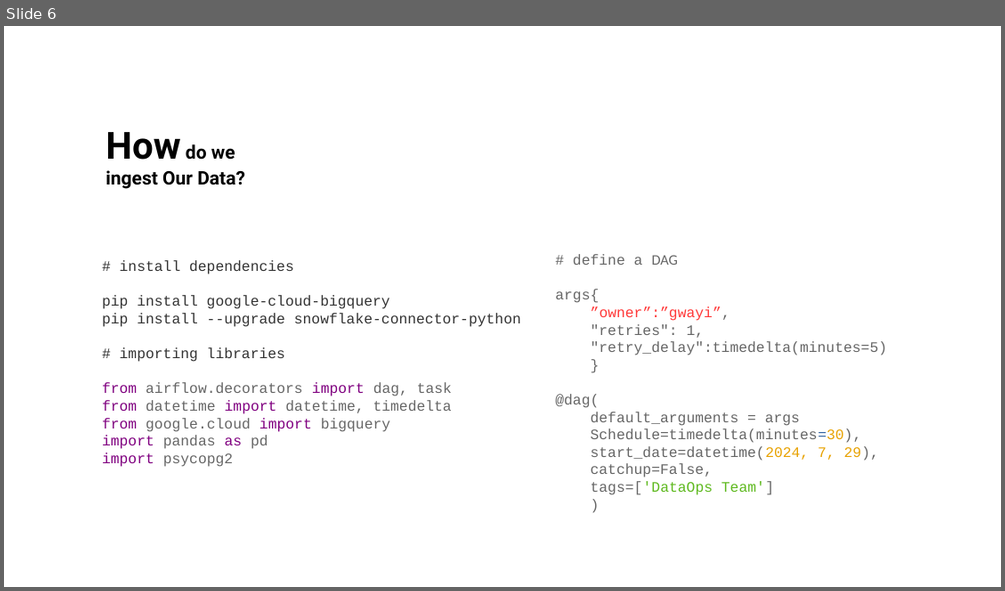
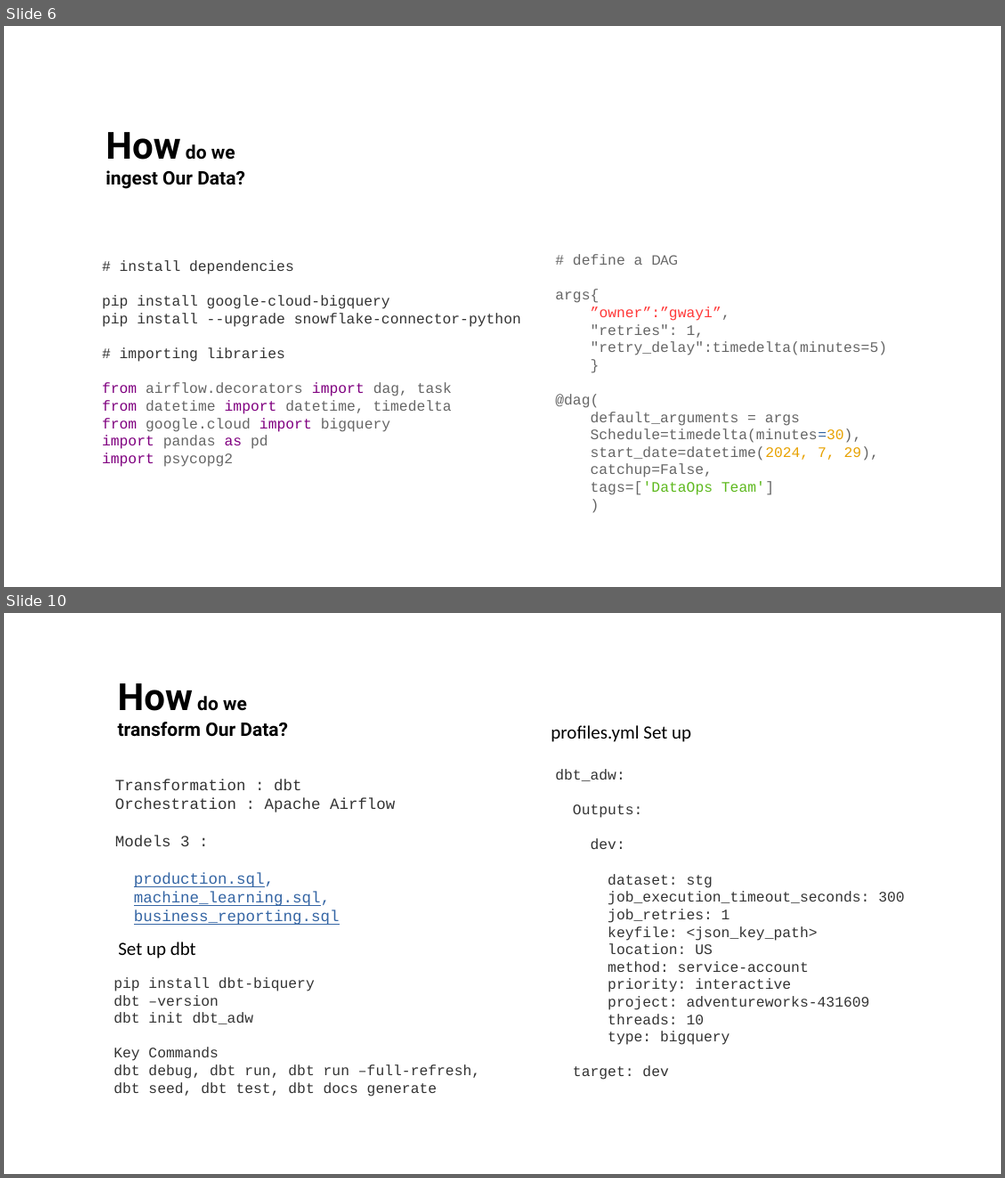
Before and after one commit to BrianGwayi/Simple_Airflow_Pipeline, a slide deck: assets/imgs/pf.odp. Shown one above the other, each under a label of ours: slide 6 before the commit, slides 6 and 10 after it; the slides between them are not shown. The pictures are 1005x591 and 1005x1178 pixels, drawn with LibreOffice and Linux fonts; fonts in the diff are those of the drawing. Boxes give left, top, right and bottom in pixels: in the first picture for what was removed or moved away, otherwise in the second. Text is boxed around its words. In the diff, an @@ line names an element or a change of style, - is before the commit and + after.

```diff
--- a/assets/imgs/pf.odp
+++ b/assets/imgs/pf.odp
@@ slide 10 added at (4,613,1001,1174), background #FFFFFF @@
@@ title added at (118,683,288,737), 18 pt, text #000000, bold @@
+How do we
+transform Our Data?
@@ text added at (550,725,691,742), 18 pt, text #000000 @@
+profiles.yml Set up
@@ text added at (555,769,904,1079), 14 pt, text #333333 @@
+dbt_adw:
+Outputs:
+dev:
+dataset: stg
+job_execution_timeout_seconds: 300
+job_retries: 1
+keyfile: <json_key_path>
+location: US
+method: service-account
+priority: interactive
+project: adventureworks-431609
+threads: 10
+type: bigquery
+target: dev
@@ text added at (115,779,395,925), 15 pt, text #3465A4, underline @@
+Transformation : dbt
+Orchestration : Apache Airflow
+Models 3 :
+production.sql,
+machine_learning.sql,
+business_reporting.sql
@@ text added at (118,941,196,958), 18 pt, text #000000 @@
+Set up dbt
@@ text added at (113,977,480,1096), 14 pt, text #333333 @@
+pip install dbt-biquery
+dbt –version
+dbt init dbt_adw
+Key Commands
+dbt debug, dbt run, dbt run –full-refresh,
+dbt seed, dbt test, dbt docs generate
```
Also in this commit, not shown: 4 slides changed, 2 other slides added, 3 slides removed, 2 other files.
